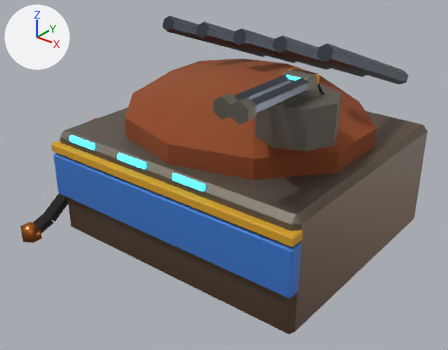
What one commit did to the glTF model public/models/armement.glb.
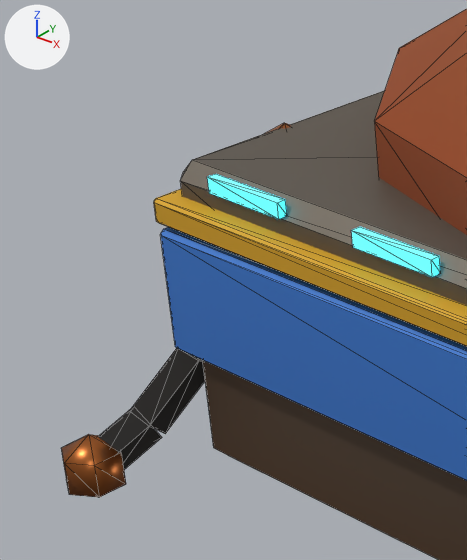
Old and new are each drawn whole from a camera (50 mm lens) standing at (3.07, -4.04, 3.02) and looking at (-0.08, -0.11, 0.58) and again close up on the part from 0% to 35% of the width and 22% to 75% of the height. Lighting does not change. The marker at upper left points along +X, +Y and +Z. The last two pictures show the newer version. The close-ups show mesh edges as thin lines. Vertices at exactly the same position are counted once.

In view in the first close-up: 'armement'.
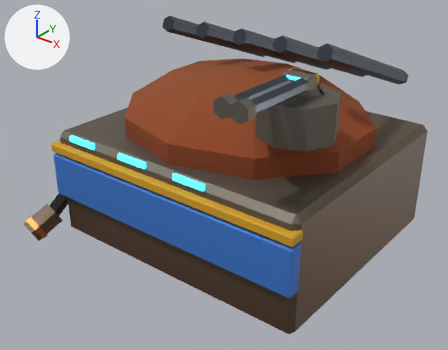
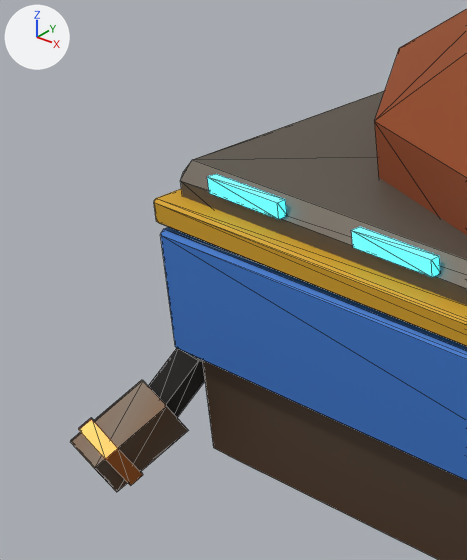
Diff of the bpy script that builds the scene:
```diff
--- a/public/models/armement.glb.py
+++ b/public/models/armement.glb.py
@@ me_cube @@
 # used by ob_armement; location = (0.0, 0.1, 0.5)
-me_cube.from_pydata(...)  # 574 vertices, 988 faces; spans x -1.48..1.26, y -1.5..1.43, z -0.56..1.39
+me_cube.from_pydata(...)  # 662 vertices, 1132 faces; spans x -1.51..1.26, y -1.46..1.43, z -0.55..1.39
+# me_cube part 1: a new loose piece, an icosphere of 20 faces spanning x -1.51..-1.23, y -1.46..-1.11, z -0.55..-0.21, in mat_zsteel
+# me_cube part 2: the loose piece of 14 vertices spanning x -1.48..-1.32, y -1.5..-1.3, z -0.56..-0.34 is rebuilt with 12 vertices and now spans x -1.51..-1.26, y -1.43..-1.26, z -0.55..-0.29
+# me_cube part 3: the loose piece of 14 vertices spanning x -1.28..-1.12, y -0.8..-0.6, z 0.29..0.51 is rebuilt with 12 vertices and now spans x -1.34..-1.08, y -0.85..-0.61, z 0.26..0.43
+# other edits to the shape of me_cube do not show in these pictures
 me_cube.materials.append(mat_zsteel)
```

Location of each change, (x1, y1, x2, y2) in pixels of the close-ups (467 x 560 px):
'armement', reshaped
    before: (61, 9, 467, 560)
    after: (70, 9, 467, 560)
part 1 of me_cube, added (brown)
    after: (70, 380, 189, 492)
part 2 of me_cube, rebuilt (8% taller)
    before: (61, 434, 126, 497)
    after: (79, 418, 143, 486)
part 3 of me_cube, rebuilt (not visible afterwards)
    before: (264, 123, 291, 134)
